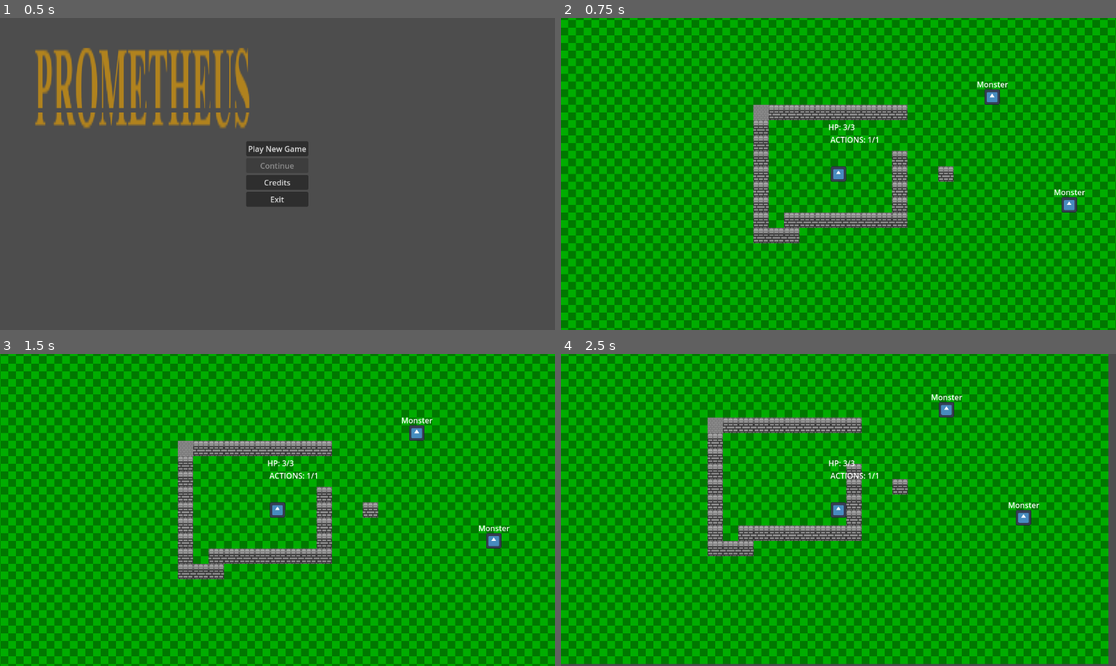
Above: before the commit, frames 1-4 (two rows, left to right).
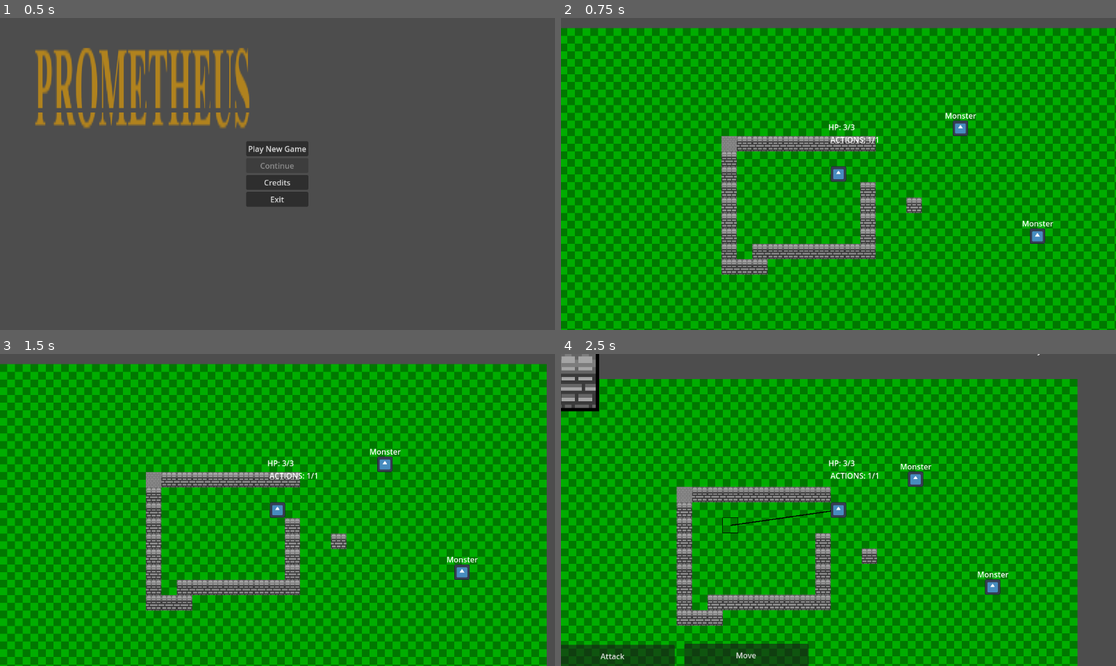
Above: after the commit, the same moments.

Repository: BurntToaster-Pirate15/Project-Prometheus
Game: Godot game, scene res://scenes/main_menu.tscn
Two runs of this game, one before a commit and one after it. Both use one fixed random seed, a clock stepped at 60 frames per second and the inputs below. The engine's default icon, where the game draws it, is replaced by a stand-in: a white triangle on a blue panel in a dark square.
Inputs (mouse positions are in pixels of both pictures, inside the frame that each line leads up to):
- Up to frame 1 (0.5 s): no input
- Up to frame 2 (0.75 s): click "Play New Game" at 0.5 s
- Up to frame 3 (1.5 s): tap Enter at 1.25 s; move the mouse to (399, 494) at 1.27 s; hold D (right) from 1.28 s (still down); hold Shift (Dash) from 1.28 s (still down); click (399, 494) at 1.42 s
- Up to frame 4 (2.5 s): move the mouse to (727, 525) at 2.02 s; release D (right) at 2.03 s; release Shift (Dash) at 2.03 s; hold S (down) from 2.03 s (still down); tap Shift (Dash) at 2.1 s

Frame 1 is identical in both runs. In frame 2, 28% of the frame differs, in the area x 0-100%, y 0-100%; in frame 3, 30%; in frame 4, 95%, in the area x 0-99%, y 0-100%.

Commit message:
player starts closer to combat zone
Reduce unneeded travel time during debugging

Diff:
--- a/scenes/levels/Level_00_Template.tscn
+++ b/scenes/levels/Level_00_Template.tscn
@@ -431,7 +431,7 @@
 shape = SubResource("SegmentShape2D_05j8k")
 
 [node name="Player" parent="." instance=ExtResource("2_yiej6")]
-position = Vector2(17, 16)
+position = Vector2(83, -49)
 
 [node name="TileMap" parent="." instance=ExtResource("3_yw7sf")]
 tile_set = SubResource("TileSet_os0c3")
